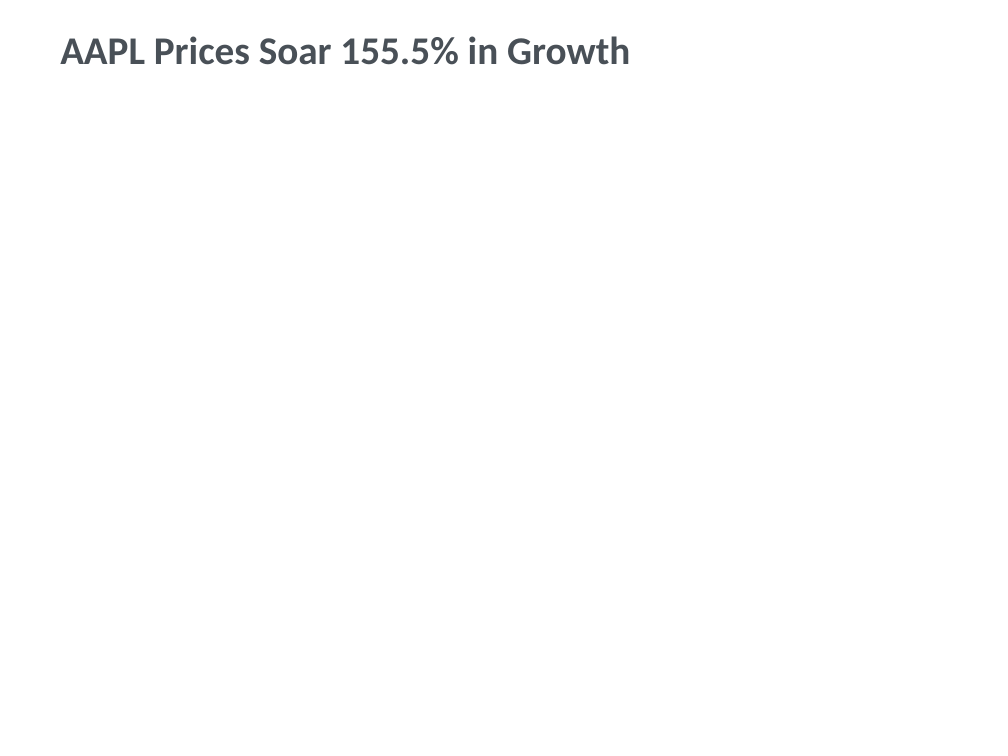
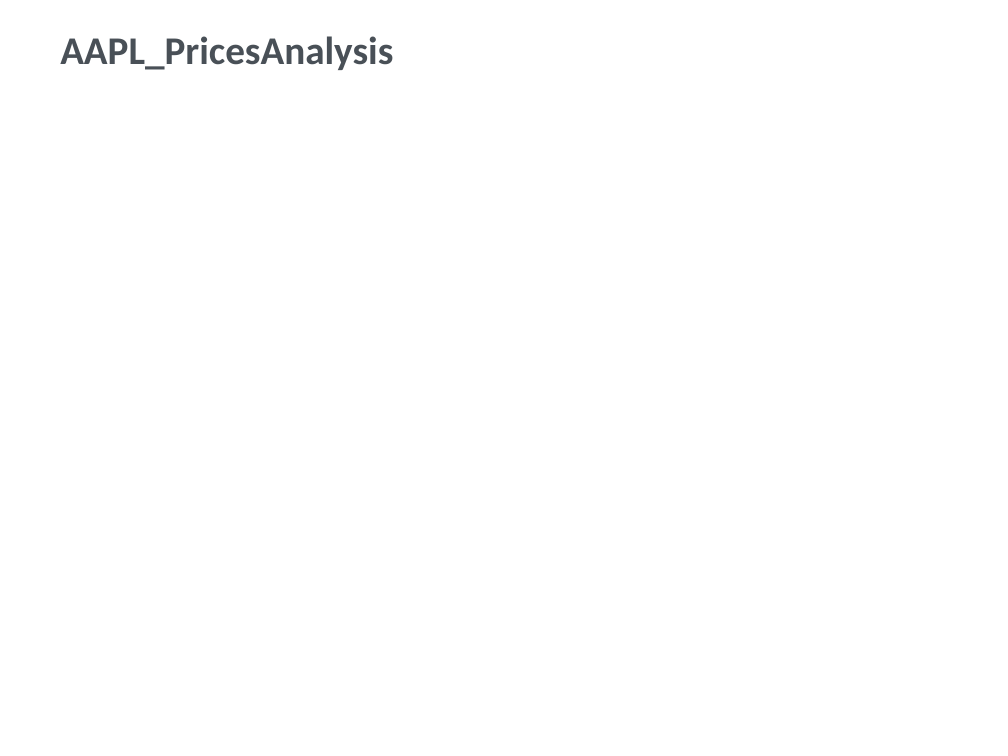
Before and after one commit to gaurav13407/FINEDECK-Excel-to-PPT-, a slide deck: slide 3 of examples/tier_comparison_demo/company_bundle/company_bundle_BASIC.pptx. Drawn at 1008x756 pixels with LibreOffice and Linux fonts; fonts in the diff are those of the drawing. Boxes give left, top, right and bottom in pixels: in the first picture for what was removed or moved away, otherwise in the second. Text is boxed around its words. In the diff, an @@ line names an element or a change of style, - is before the commit and + after.

```diff
--- a/examples/tier_comparison_demo/company_bundle/company_bundle_BASIC.pptx
+++ b/examples/tier_comparison_demo/company_bundle/company_bundle_BASIC.pptx
@@ text at (60,36,393,70): text changed @@
-AAPL Prices Soar 155.5% in Growth
+AAPL_PricesAnalysis
```
Also in this commit, not shown: 1 other slide changed, 2 slides added, 2 slides removed, 41 other files.
